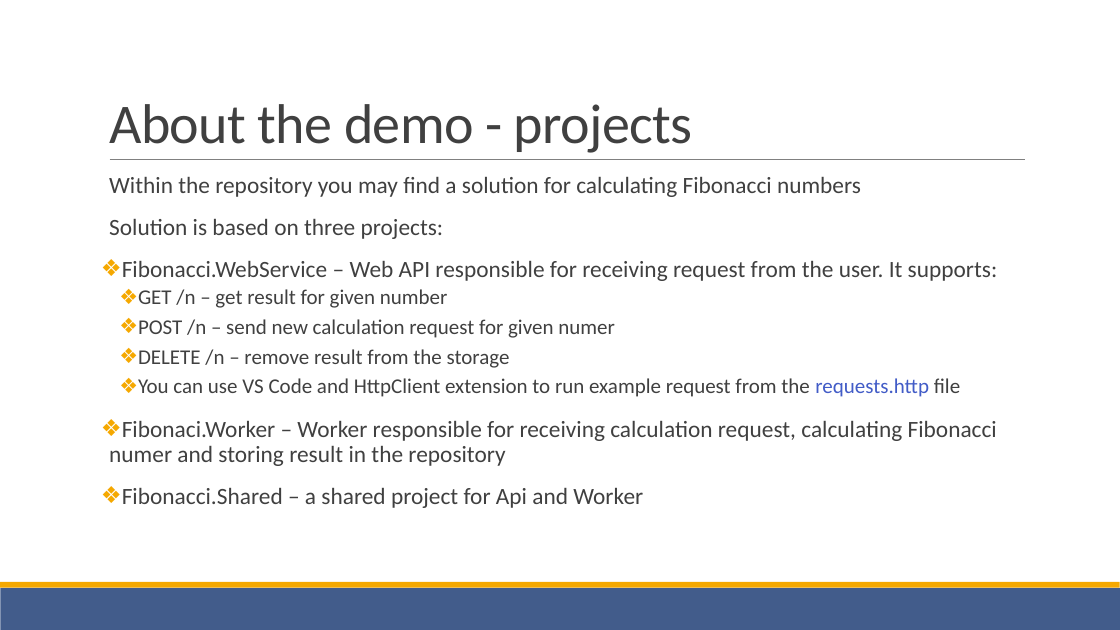
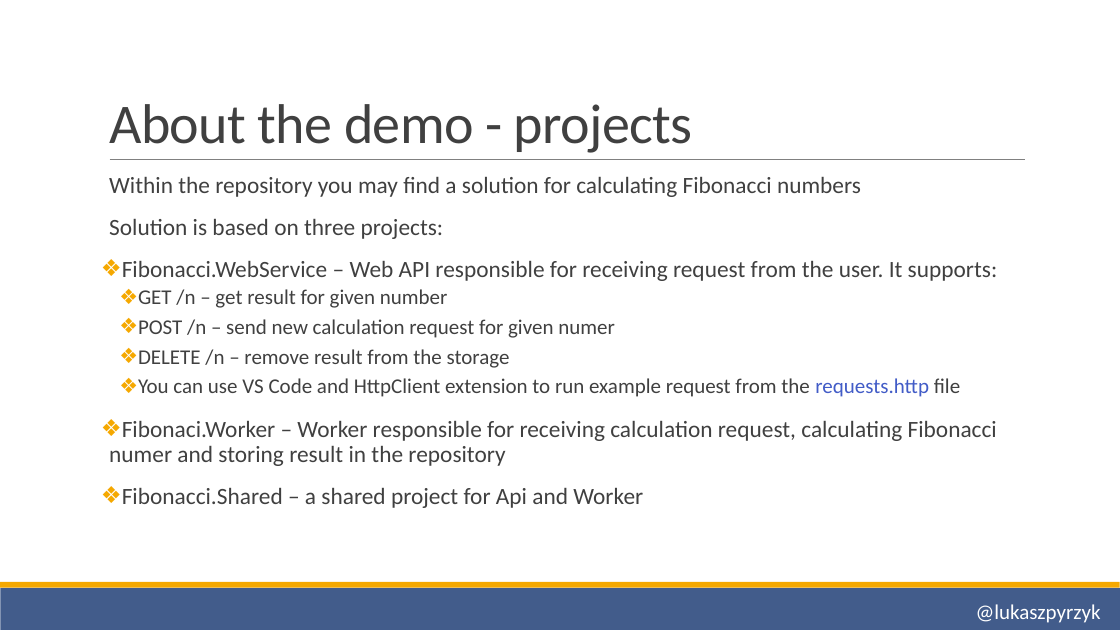
Before and after one commit to lukasz-pyrzyk/opentelemetry-demo, a slide deck: slide 21 of OpenTelemetry.pptx. Drawn at 1120x630 pixels with LibreOffice and Linux fonts; fonts in the diff are those of the drawing. Boxes give left, top, right and bottom in pixels: in the first picture for what was removed or moved away, otherwise in the second. Text is boxed around its words. In the diff, an @@ line names an element or a change of style, - is before the commit and + after.

```diff
--- a/OpenTelemetry.pptx
+++ b/OpenTelemetry.pptx
@@ text added at box(976, 604, 1101, 623), 18 pt, text #FFFFFF @@
+@lukaszpyrzyk
```
Also in this commit, not shown: 3 other slides changed.
